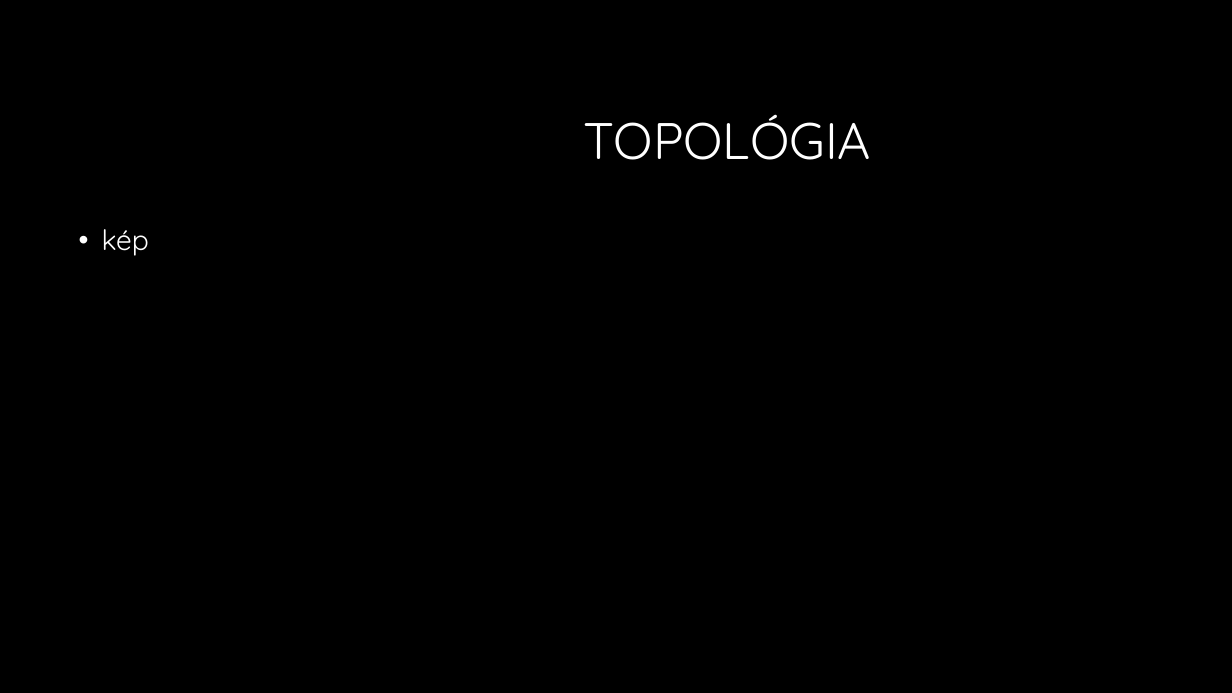
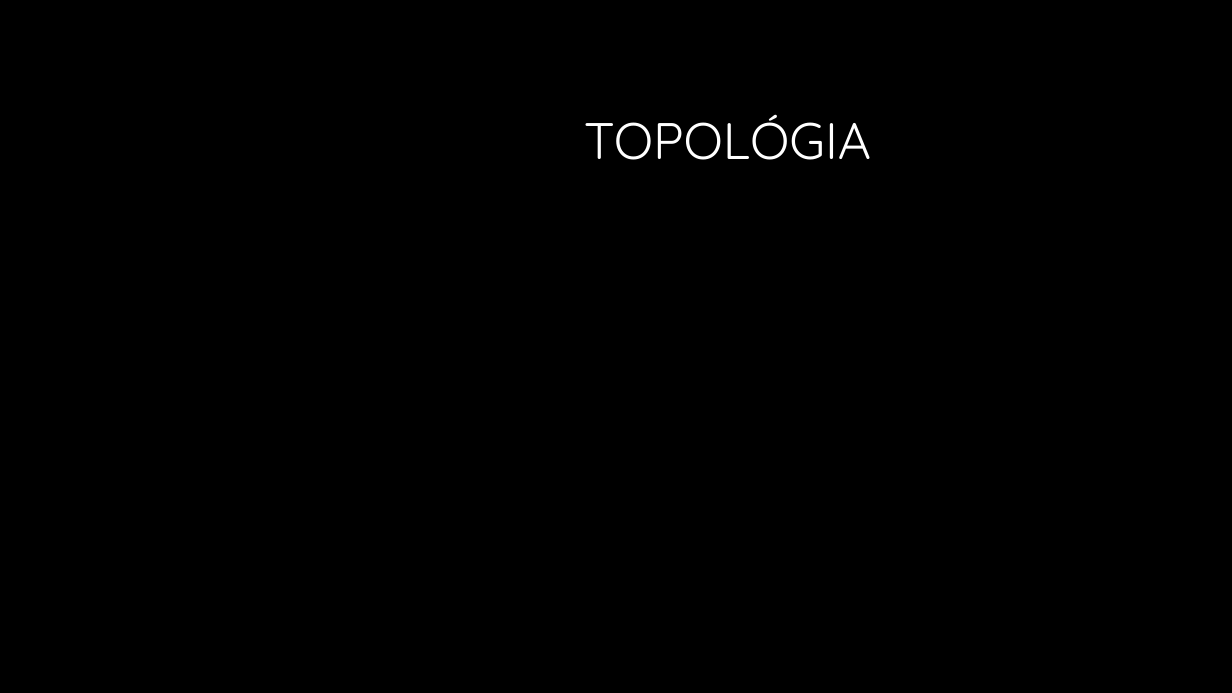
Before and after one commit to somogyib05/InterFaces, a slide deck: slide 2 of Projekt.pptx. Drawn at 1232x693 pixels with LibreOffice and Linux fonts; fonts in the diff are those of the drawing; background and template pictures are left out. Boxes give left, top, right and bottom in pixels: in the first picture for what was removed or moved away, otherwise in the second. Text is boxed around its words. In the diff, an @@ line names an element or a change of style, - is before the commit and + after.

```diff
--- a/Projekt.pptx
+++ b/Projekt.pptx
@@ text removed at [102,229,149,256] @@
-• kép
```
Also in this commit, not shown: 1 other slide changed.
